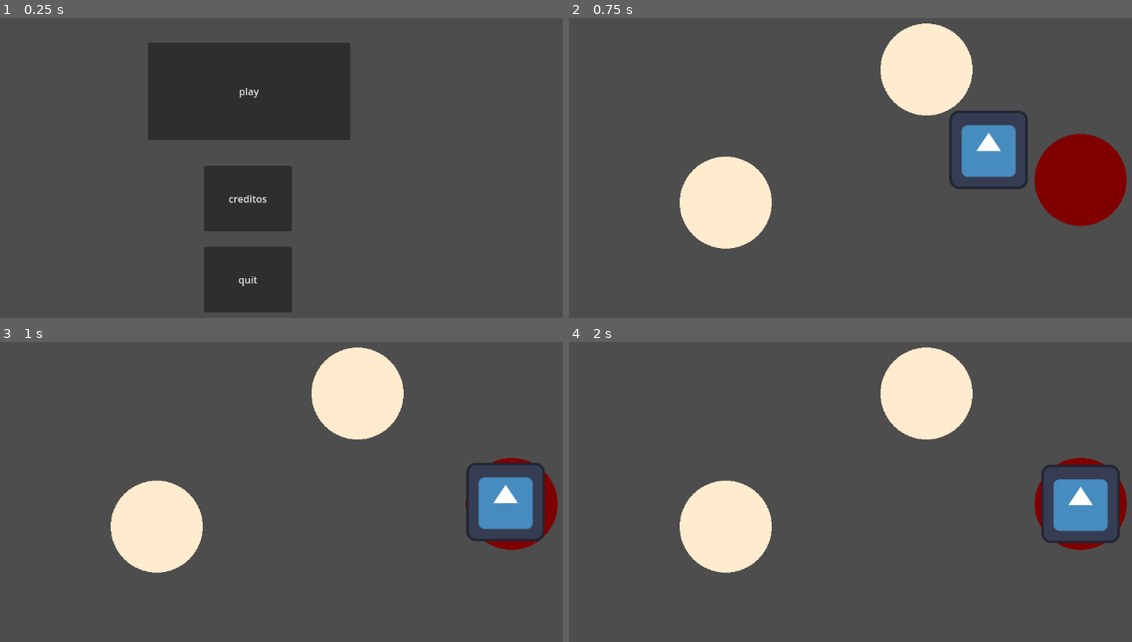
Above: before the commit, frames 1-4 (two rows, left to right).
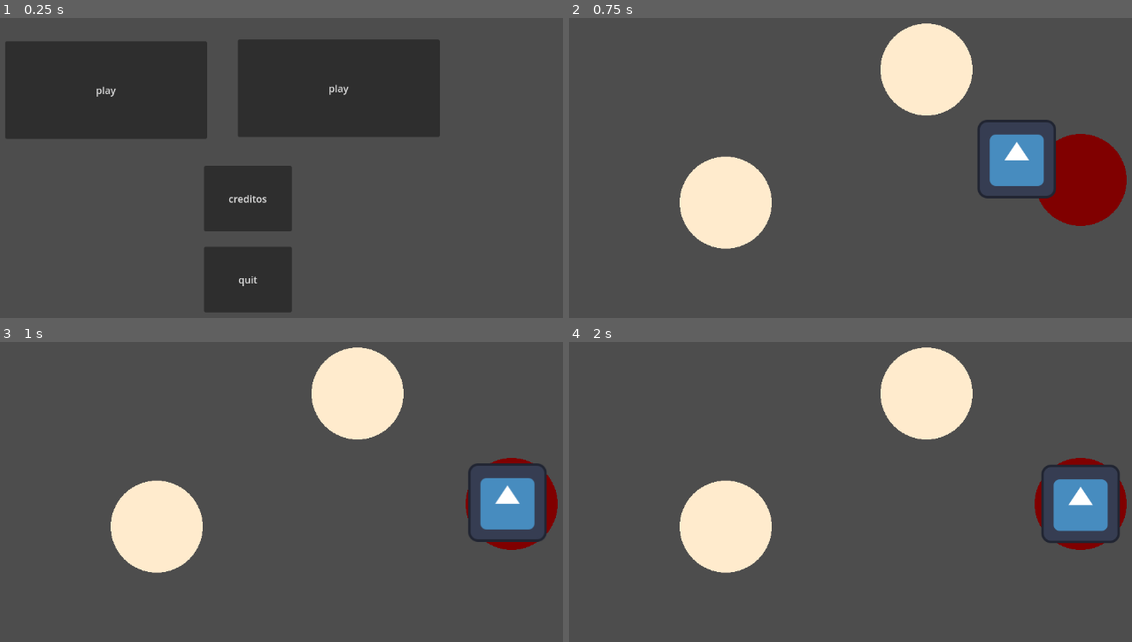
Above: after the commit, the same moments.

Repository: dest3/Pelucas-del-espacio-exterior
Game: Godot game, scene res://escenas/niveles/menu.tscn
Same seed, same stepped clock (60 frames per second), same inputs: the game is played once before the commit and once after it. The engine's default icon, where the game draws it, is replaced by a stand-in: a white triangle on a blue panel in a dark square.
Inputs (mouse positions are in pixels of both pictures, inside the frame that each line leads up to):
- Up to frame 1 (0.25 s): no input
- Up to frame 2 (0.75 s): click "play" at 0.5 s
- Up to frame 3 (1 s): no input
- Up to frame 4 (2 s): move the mouse to (1081, 504) at 1.27 s; click (1081, 504) at 1.35 s

The runs differ from the first frame. In frame 1, 16% of the frame differs, in the area x 0-79%, y 7-41%; in frame 2, 3.2%; in frame 3, 0.7%; in frame 4, nothing differs.

Commit message:
Cochinada de Chris > Text.gd
Acá probanding, no me odien

Diff:
--- /dev/null
+++ b/escenas/entidades/text.gd
@@ -0,0 +1,67 @@
+extends Node2D
+
+# Lista de palabras clave
+var palabras_clave = ["gato", "perro", "casa", "árbol", "sol"]
+
+# Lista de objetos que representan las palabras clave
+var objetos_clave = []
+
+# Contenedor para la hoja de texto
+var hoja_texto = text.tscn
+
+# Contenedor para las zonas de destino
+var zonas_destino = text.tscn
+
+# Inicializa el juego
+func _ready():
+	# Crea las palabras clave
+	for palabra in palabras_clave:
+		var objeto_clave = text.tscn
+		objeto_clave.text = palabra
+		objeto_clave.pos = Vector2(randi() * 200, randi() * 200)
+		objetos_clave.append(objeto_clave)
+
+	# Crea las zonas de destino
+	for i in range(len(palabras_clave)):
+		var zona_destino = text.tscn
+		zona_destino.texture = preload("pizarron.png")
+		zona_destino.pos = Vector2(i * 100, 200)
+		zonas_destino.add_child(zona_destino)
+
+	# Agrega la hoja de texto y las zonas de destino al juego
+	add_child(hoja_texto)
+	add_child(zonas_destino)
+
+# Detecta cuando se arrastra un objeto
+func _on_objeto_clave_input_event(event):
+	# Si el evento es un evento de arrastre
+	if event.type == InputEvent.MOUSE_BUTTON_PRESSED:
+		# Obtiene la posición del mouse
+		var posicion_mouse = event.pos
+
+		# Encuentra el objeto que se está arrastrando
+		var objeto_arrastrado = get_node(".")
+
+		# Si el objeto está dentro de una zona de destino
+		for zona_destino in zonas_destino.get_children():
+			if zona_destino.get_rect().contains(posicion_mouse):
+				# Elimina el objeto de la hoja de texto
+				hoja_texto.remove_child(objeto_arrastrado)
+
+				# Agrega el objeto a la zona de destino
+				zona_destino.add_child(objeto_arrastrado)
+
+				# Marca la zona de destino como completada
+				zona_destino.modulate = Color.GREEN
+
+# Verifica si el juego ha terminado
+func _on_game_over():
+	# Si todas las zonas de destino están completas
+	if zonas_destino.get_children().size() == 0:
+		# Muestra un mensaje de victoria
+		get_node("texto_victoria").show()
+
+# Se ejecuta cada frame
+func _physics_process(delta):
+	# Verifica si el juego ha terminado
+	_on_game_over()
--- /dev/null
+++ b/escenas/entidades/text.tscn
@@ -0,0 +1,30 @@
+[gd_scene load_steps=2 format=3 uid="uid://bind0p6wtxoq4"]
+
+[ext_resource type="Script" path="res://escenas/entidades/drop_zone.gd" id="1_44j8c"]
+
+[node name="drop_zone" type="Marker2D" groups=["zona"]]
+script = ExtResource("1_44j8c")
+
+[node name="TextPrint" type="TextEdit" parent="."]
+offset_left = 55.0
+offset_top = 25.0
+offset_right = 1052.0
+offset_bottom = 607.0
+text = "los políticos son reemplazados por alienígenas que usan pelucas para camuflarse. Estos alienígenas son malignos y tienen planes de dominar el mundo.
+
+La conspiración comenzó hace muchos años, cuando los alienígenas llegaron a la Tierra en busca de un nuevo hogar. Al principio, se infiltraron en la sociedad humana disfrazados de humanos. Sin embargo, pronto se dieron cuenta de que necesitaban una forma más efectiva de ocultar su verdadera identidad.
+
+Fue entonces cuando idearon el plan de las pelucas. Las pelucas eran perfectas para sus propósitos. Eran fáciles de usar y podían ocultar sus características alienígenas.
+
+Los alienígenas comenzaron a reemplazar a los políticos uno a uno. El proceso era lento y meticuloso. Los alienígenas elegían a sus víctimas cuidadosamente, asegurándose de que fueran personas influyentes y con un alto cargo en el gobierno.
+
+Una vez que un político era reemplazado, el alienígena tomaba su lugar. El alienígena comenzaba a implementar políticas que beneficiaran a los alienígenas. Estas políticas eran perjudiciales para los humanos, pero los alienígenas no se preocupaban por eso.
+
+Un día, un grupo de conspiranoicos descubrió la verdad sobre la conspiración. Los conspiranoicos comenzaron a investigar y pronto descubrieron pruebas que respaldaban sus teorías.
+
+Los conspiranoicos decidieron tomar medidas para detener a los alienígenas. Comenzaron a difundir la verdad sobre la conspiración y a organizar protestas.
+
+Los alienígenas se dieron cuenta de que los conspiranoicos eran una amenaza. Comenzaron a perseguir a los conspiranoicos y a tratar de silenciarlos.
+
+La batalla entre los conspiranoicos y los alienígenas continúa. Los conspiranoicos están decididos a detener a los alienígenas y salvar al mundo.
+"
--- a/escenas/niveles/menu.gd
+++ b/escenas/niveles/menu.gd
@@ -6,6 +6,9 @@
 func _on_play_pressed():
 	get_tree().change_scene_to_file("res://escenas/niveles/game.tscn")
 
+func _on_play2_pressed():
+	get_tree().change_scene_to_file("res://escenas/niveles/text.tscn")
+
 
 func _on_quit_pressed():
 	get_tree().quit()
--- a/escenas/niveles/menu.tscn
+++ b/escenas/niveles/menu.tscn
@@ -6,12 +6,22 @@
 script = ExtResource("1_2puqo")
 
 [node name="play" type="Button" parent="."]
-offset_left = 410.0
-offset_top = 131.0
-offset_right = 739.0
-offset_bottom = 290.0
+offset_left = 177.0
+offset_top = 129.0
+offset_right = 506.0
+offset_bottom = 288.0
 size_flags_horizontal = 4
 size_flags_vertical = 6
+text = "play"
+
+[node name="play2" type="Button" parent="play"]
+offset_left = 379.0
+offset_top = -3.0
+offset_right = 708.0
+offset_bottom = 156.0
+size_flags_horizontal = 4
+size_flags_vertical = 6
+action_mode = 0
 text = "play"
 
 [node name="quit" type="Button" parent="."]
@@ -34,5 +44,6 @@
 text = "creditos"
 
 [connection signal="pressed" from="play" to="." method="_on_play_pressed"]
+[connection signal="pressed" from="play/play2" to="." method="_on_play_pressed"]
 [connection signal="pressed" from="quit" to="." method="_on_quit_pressed"]
 [connection signal="pressed" from="creditos" to="." method="_on_creditos_pressed"]
--- a/project.godot
+++ b/project.godot
@@ -15,6 +15,10 @@
 config/features=PackedStringArray("4.1", "Mobile")
 config/icon="res://icon.svg"
 
+[dotnet]
+
+project/assembly_name="Pelucas del espacio exterior"
+
 [input]
 
 click={
